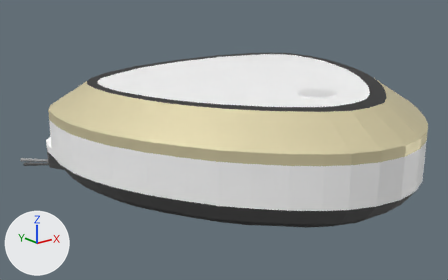
The glTF model MC-RS810.glb as it was, and as the next commit left it.
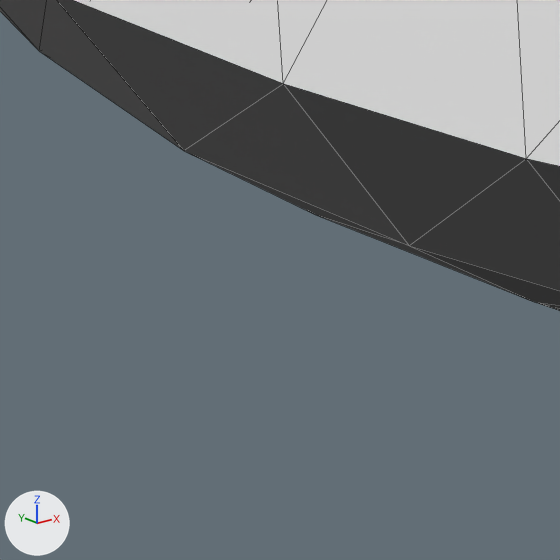
Each version is shown whole from a 50 mm lens placed at (-0.369, -0.416, 0.208), pointed at (-0.026, 0.013, 0.036), then close up on the part from 15% to 26% of the width and 62% to 79% of the height. The axes (+X, +Y, +Z) are drawn at lower left. The lights are the same throughout. The close-ups show mesh edges as thin lines. Where no turn or scale is listed for an object, it has been applied to the vertices. Vertices at the same position are counted once.

Names of what the first close-up shows: 'Body'.
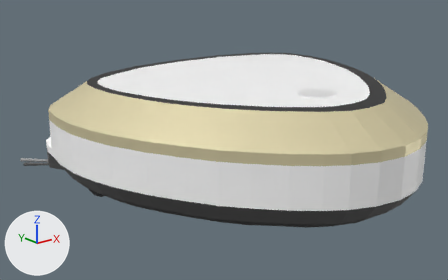
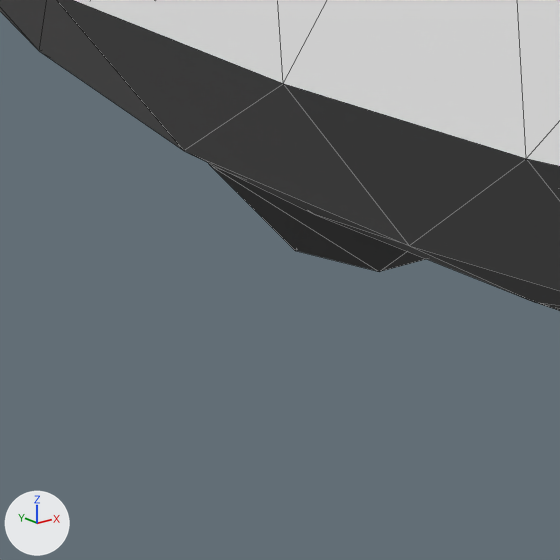
Location of each change, (x1, y1, x2, y2) in pixels of the close-ups (560 x 560 px):
'Tire', reshaped (not visible before): after (209, 163, 425, 272)

The change, as a diff of the scene's bpy script:
```diff
--- a/MC-RS810.glb.py
+++ b/MC-RS810.glb.py
@@ me_cylinder @@
 # used by ob_tire; location = (0.0, 0.0, 0.0)
-me_cylinder.from_pydata(...)  # 32 vertices, 60 faces; spans x 0.1281..0.1431, y 0.012..0.082, z 0.0004..0.0704
+me_cylinder.from_pydata(...)  # 22 vertices, 36 faces; spans x -0.1431..0.1431, y 0.0281..0.066, z 0.0004..0.0067
+# me_cylinder part 1
+# 25 vertices are removed from x 0.1281..0.1431, y 0.012..0.082, z 0.0106..0.0704
+# 55 faces are deleted
+# 1 vertex moves from x 0.1281, y 0.0718, z 0.0106 to x 0.1286, y 0.066, z 0.0067
+# 8 vertices are added at x -0.1431..0.1281, y 0.0281..0.066, z 0.0004..0.0067
+# 7 new vertices lie (0.015, 0.0, 0.0) away from vertices in x -0.1431..0.1281, y 0.0281..0.066, z 0.0004..0.0067
+# 31 new faces join them
 me_cylinder.materials.append(mat_dark)
```
